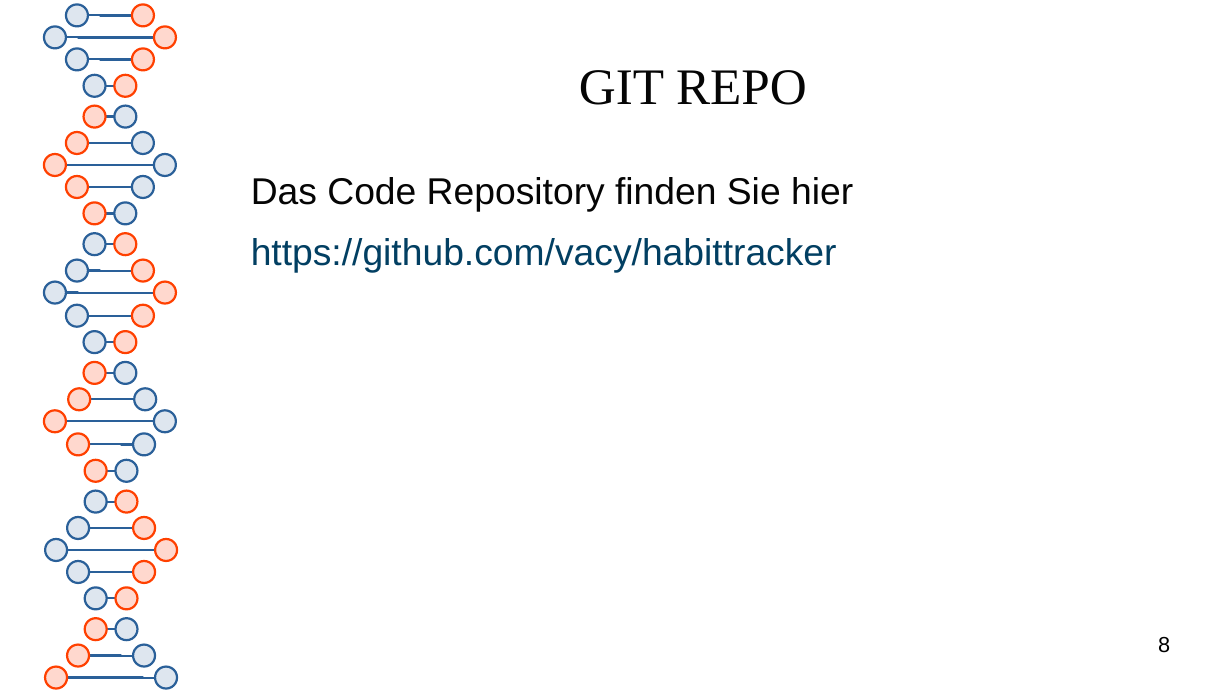
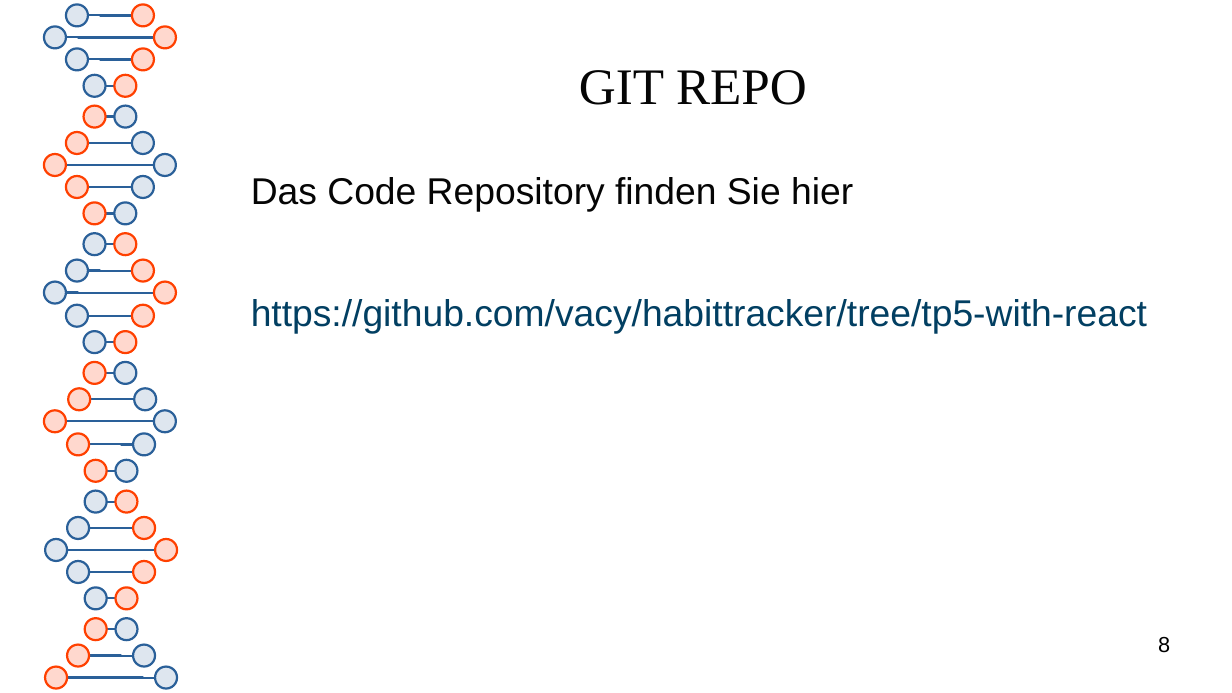
Before and after one commit to vacy/habittracker, a slide deck: slide 8 of pitch-presentation.odp. Drawn at 1232x693 pixels with LibreOffice and Linux fonts; fonts in the diff are those of the drawing. Boxes give left, top, right and bottom in pixels: in the first picture for what was removed or moved away, otherwise in the second. Text is boxed around its words. In the diff, an @@ line names an element or a change of style, - is before the commit and + after.

```diff
--- a/pitch-presentation.odp
+++ b/pitch-presentation.odp
@@ text at [251, 299, 1147, 334]: text changed @@
-https://github.com/vacy/habittracker
+https://github.com/vacy/habittracker/tree/tp5-with-react
```
Also in this commit, not shown: 16 other files.
